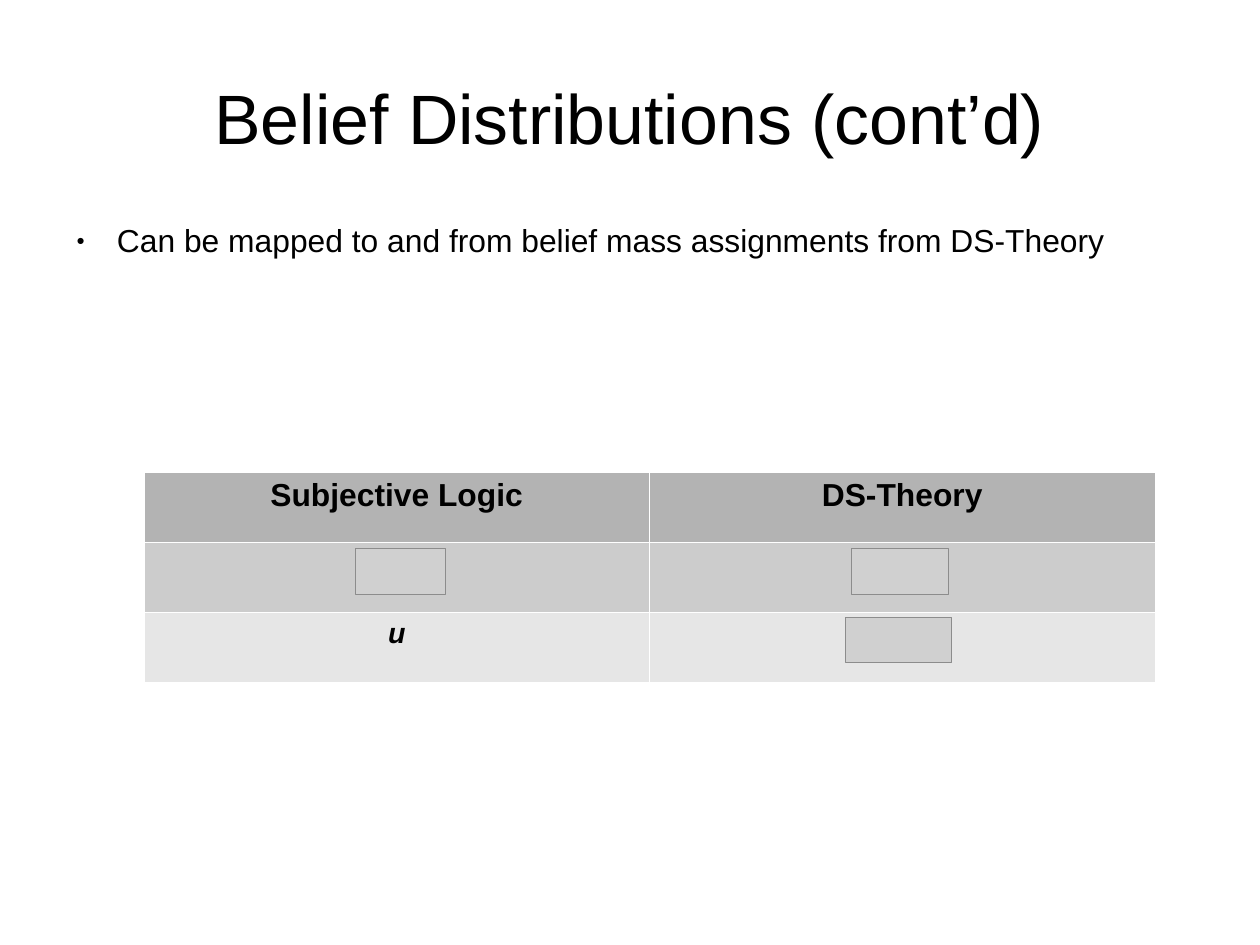
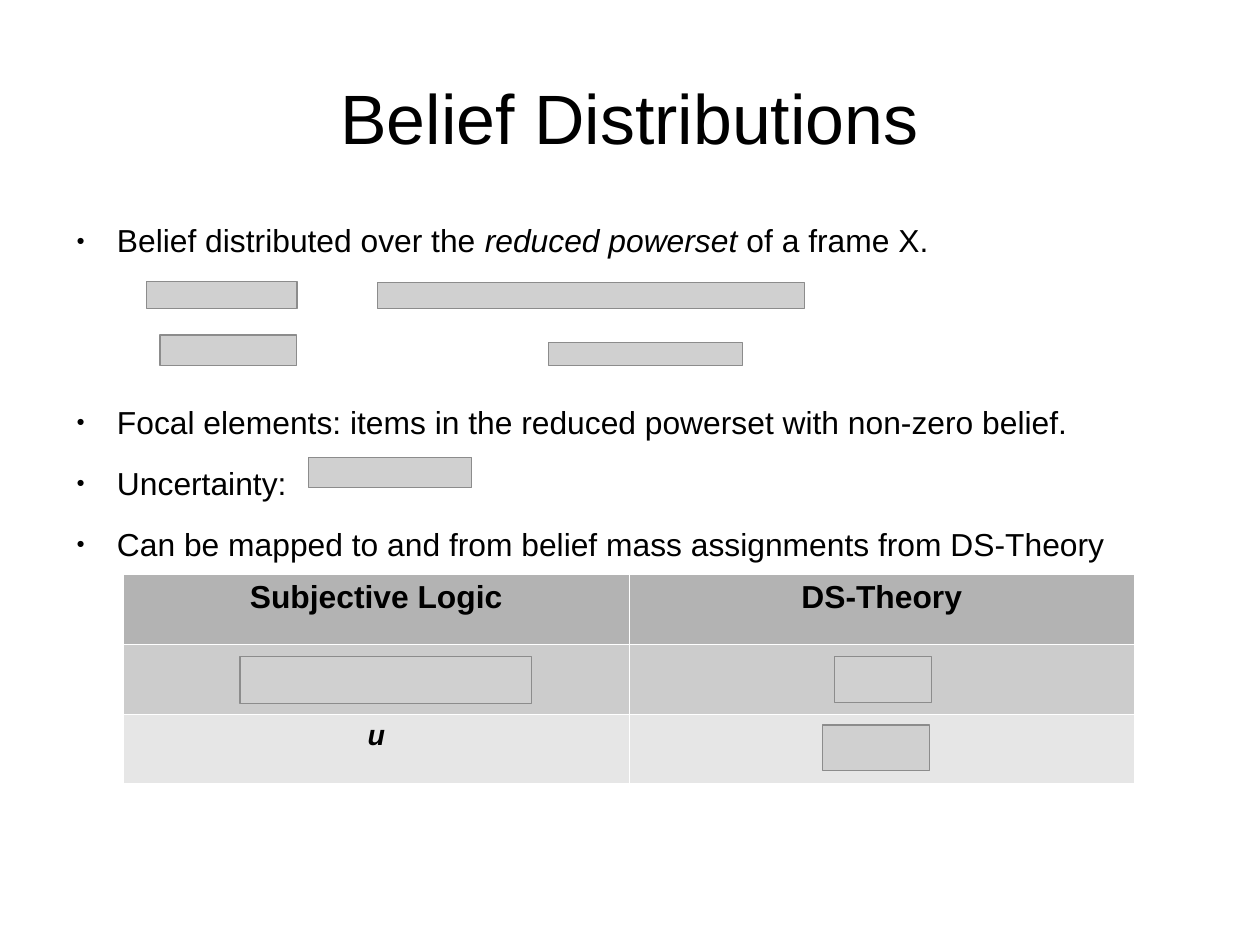
Before and after one commit to bstamour/SLHS, a slide deck: slide 14 of docs/proposal-from-bob.odp (slide 15 before the commit). Drawn at 1260x945 pixels with LibreOffice and Linux fonts; fonts in the diff are those of the drawing; grey boxes stand for pictures. Boxes give left, top, right and bottom in pixels: in the first picture for what was removed or moved away, otherwise in the second. Text is boxed around its words. In the diff, an @@ line names an element or a change of style, - is before the commit and + after.

```diff
--- a/docs/proposal-from-bob.odp
+++ b/docs/proposal-from-bob.odp
@@ title at box(340, 93, 918, 145): text changed @@
-Belief Distributions (cont’d)
+Belief Distributions
@@ text at box(117, 229, 1067, 501): paragraphs added @@
+● Belief distributed over the reduced powerset of a frame X.
+● Focal elements: items in the reduced powerset with non-zero belief.
+● Uncertainty:
@@ picture added at box(147, 282, 297, 309) @@
@@ picture added at box(377, 282, 805, 309) @@
@@ picture added at box(160, 335, 297, 366) @@
@@ picture added at box(549, 343, 743, 366) @@
@@ picture: place and size @@
-picture at box(356, 549, 446, 595)
+picture at box(309, 457, 472, 488)
@@ table: place and size @@
-table at box(144, 472, 1155, 681)
+table at box(123, 574, 1134, 783)
@@ picture added at box(240, 656, 532, 703) @@
@@ picture: place and size @@
-picture at box(846, 617, 952, 663)
+picture at box(835, 656, 932, 702)
@@ picture: place and size @@
-picture at box(852, 549, 949, 595)
+picture at box(823, 725, 931, 771)
```
Also in this commit, not shown: 8 other slides changed, 3 slides removed, 1 other file.
